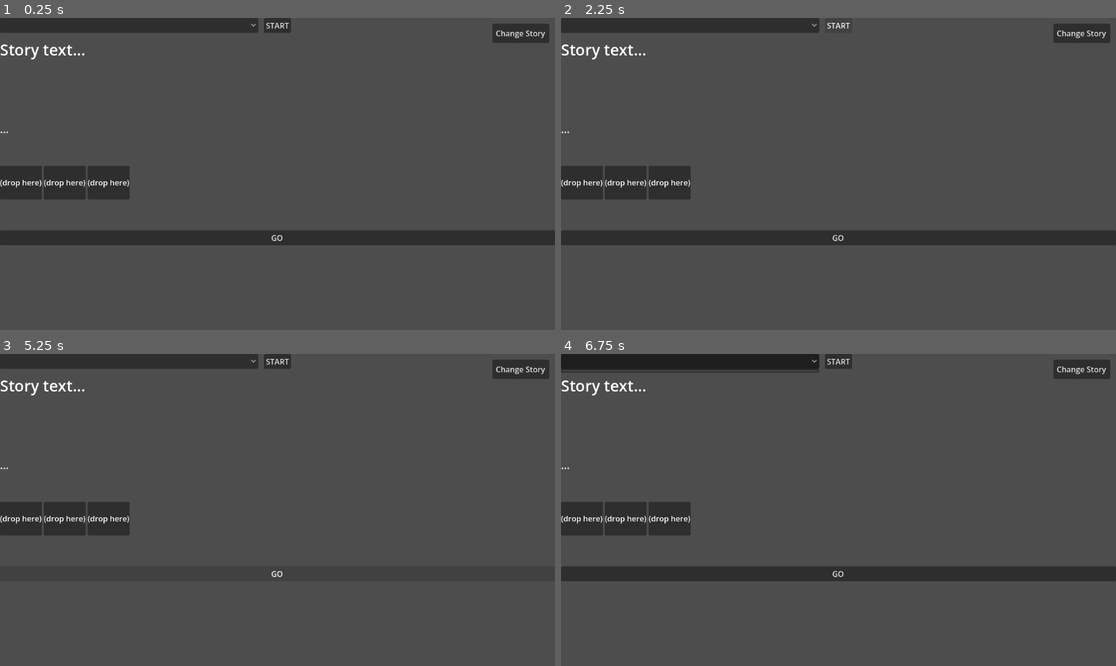
Above: before the commit, frames 1-4 (two rows, left to right).
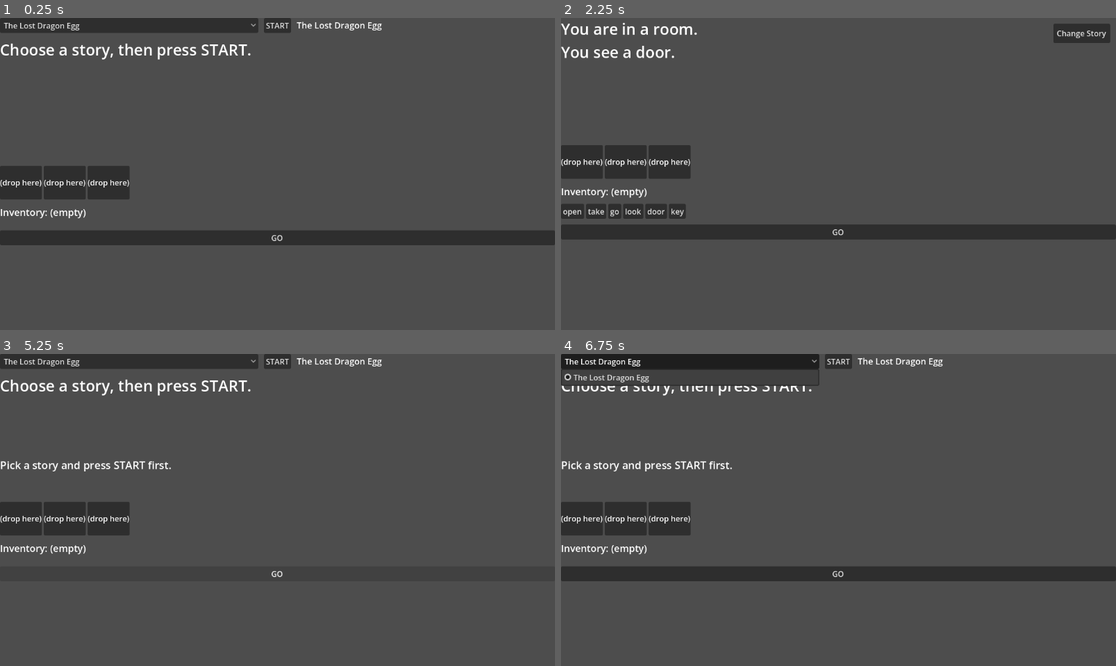
Above: after the commit, the same moments.

Repository: DlaregY/kid-text-adventure
Game: Godot game, scene res://Game.tscn
Same seed, same stepped clock (60 frames per second), same inputs: the game is played once before the commit and once after it.
Inputs (mouse positions are in pixels of both pictures, inside the frame that each line leads up to):
- Up to frame 1 (0.25 s): no input
- Up to frame 2 (2.25 s): click (688, 24) at 0.5 s; click (688, 24) at 1.25 s; click "START" at 2 s
- Up to frame 3 (5.25 s): click (277, 360) at 2.75 s, where only the run before the commit has a clickable "START"; click "Change Story" at 3.5 s; click (521, 369) at 4.25 s, where only the run before the commit has a clickable "Change Story"; click "GO" at 5 s
- Up to frame 4 (6.75 s): click "GO" at 5.75 s; click (688, 360) at 6.5 s

The runs differ from the first frame. In frame 1, 1.8% of the frame differs, in the area x 0-99%, y 1-65%; in frame 2, 10%, in the area x 0-100%, y 0-73%; in frame 3, 2.2%; in frame 4, 2.2%.
Error before the commit: Parse Error: Cannot infer the type of "first" variable because the value doesn't have a set type. (res://scripts/Game.gd:225)

Commit message:
Fix three bugs in Game.gd and add CLAUDE.md
- Fix wrong node path for MenuButton ($Layout/MenuButton → $MenuButton)
- Fix type inference errors on slot token variables (use explicit String type)
- Clear feedback text when returning to story picker menu

Co-Authored-By: Claude Opus 4.6 <noreply@anthropic.com>

Diff:
--- a/scripts/Game.gd
+++ b/scripts/Game.gd
@@ -12,7 +12,7 @@
 @onready var story_picker: OptionButton = $Layout/MenuBar/StoryPicker
 @onready var start_button: Button = $Layout/MenuBar/StartButton
 @onready var story_title: Label = $Layout/MenuBar/StoryTitle
-@onready var menu_button: Button = $Layout/MenuButton
+@onready var menu_button: Button = $MenuButton
 @onready var story_text: Label = $Layout/StoryText
 @onready var feedback_text: Label = $Layout/FeedbackText
 @onready var tile_tray: FlowContainer = $Layout/TileTray
@@ -145,6 +145,7 @@
 	menu_bar.visible = true
 	menu_button.visible = false
 	story_text.text = "Choose a story, then press START."
+	feedback_text.text = ""
 	for child in tile_tray.get_children():
 		child.queue_free()
 	slot1.clear()
@@ -222,9 +223,9 @@
 		feedback_text.text = "Pick a story and press START first."
 		return
 
-	var first := slot1.token
-	var second := slot2.token
-	var third := slot3.token
+	var first: String = slot1.token
+	var second: String = slot2.token
+	var third: String = slot3.token
 
 	if first == "" or second == "":
 		feedback_text.text = "Drag at least two words first."
Not shown, added: CLAUDE.md
